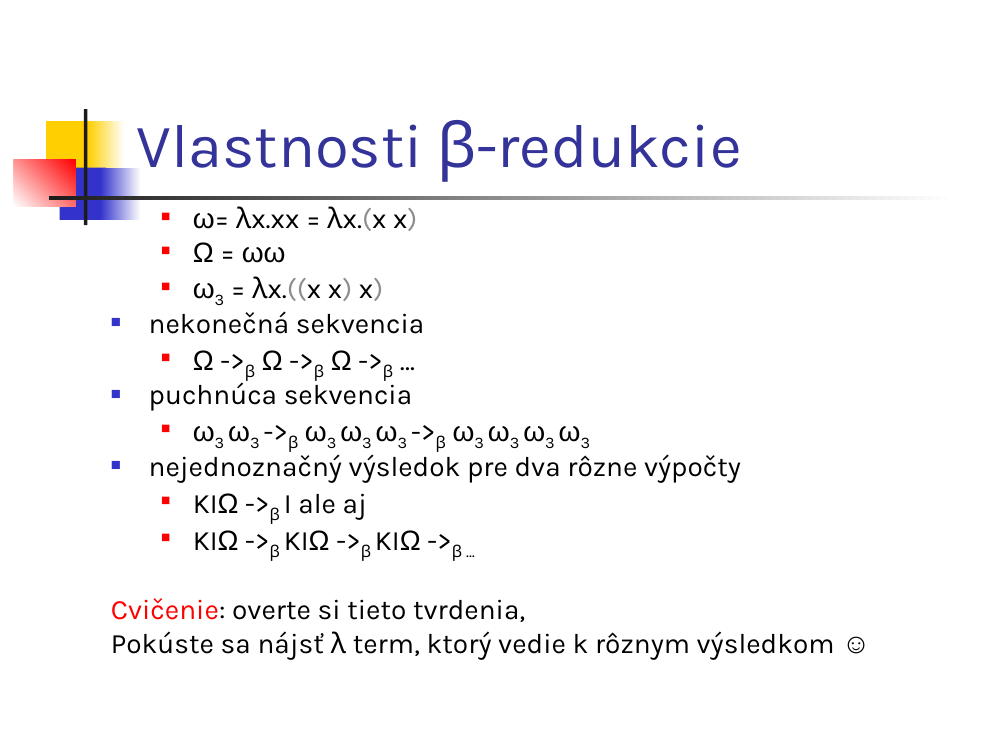
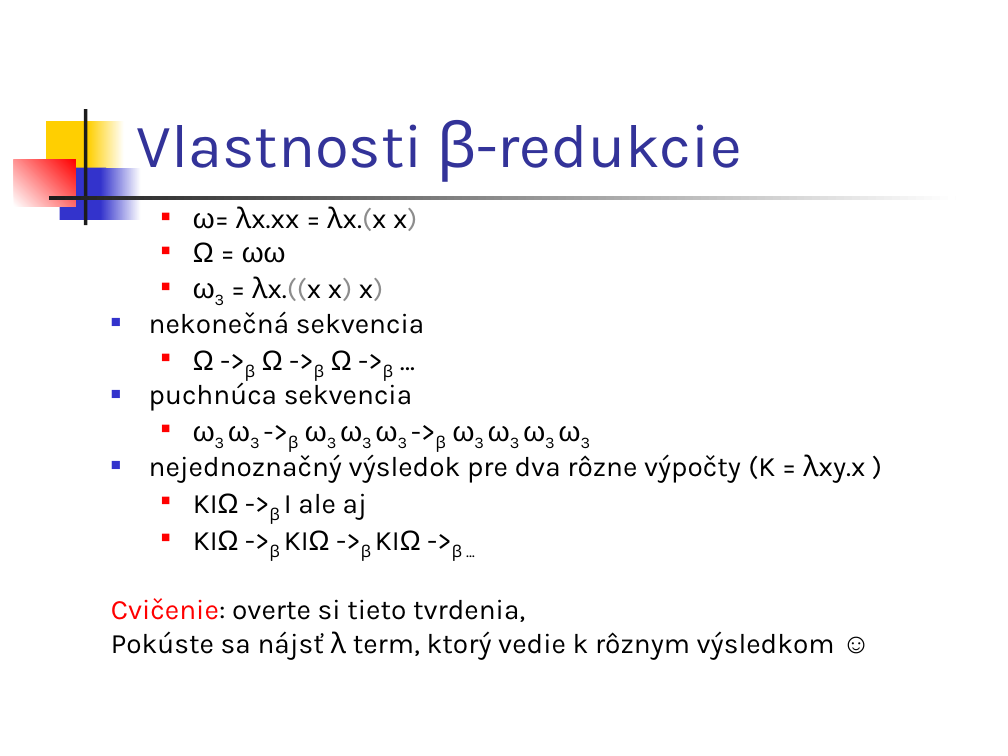
Before and after one commit to Funkcionalne/Prednasky, a slide deck: slide 24 of 05/05_fpro.ppt (slide 22 before the commit). Drawn at 1008x756 pixels with LibreOffice and Linux fonts; fonts in the diff are those of the drawing. Boxes give left, top, right and bottom in pixels: in the first picture for what was removed or moved away, otherwise in the second. Text is boxed around its words. In the diff, an @@ line names an element or a change of style, - is before the commit and + after.

```diff
--- a/05/05_fpro.ppt
+++ b/05/05_fpro.ppt
@@ text at [149, 450, 865, 483]: text changed @@
-■ nejednoznačný výsledok pre dva rôzne výpočty
+■ nejednoznačný výsledok pre dva rôzne výpočty (K = λxy.x )
```
Also in this commit, not shown: 11 other slides changed, 3 slides added, 6 other files.
